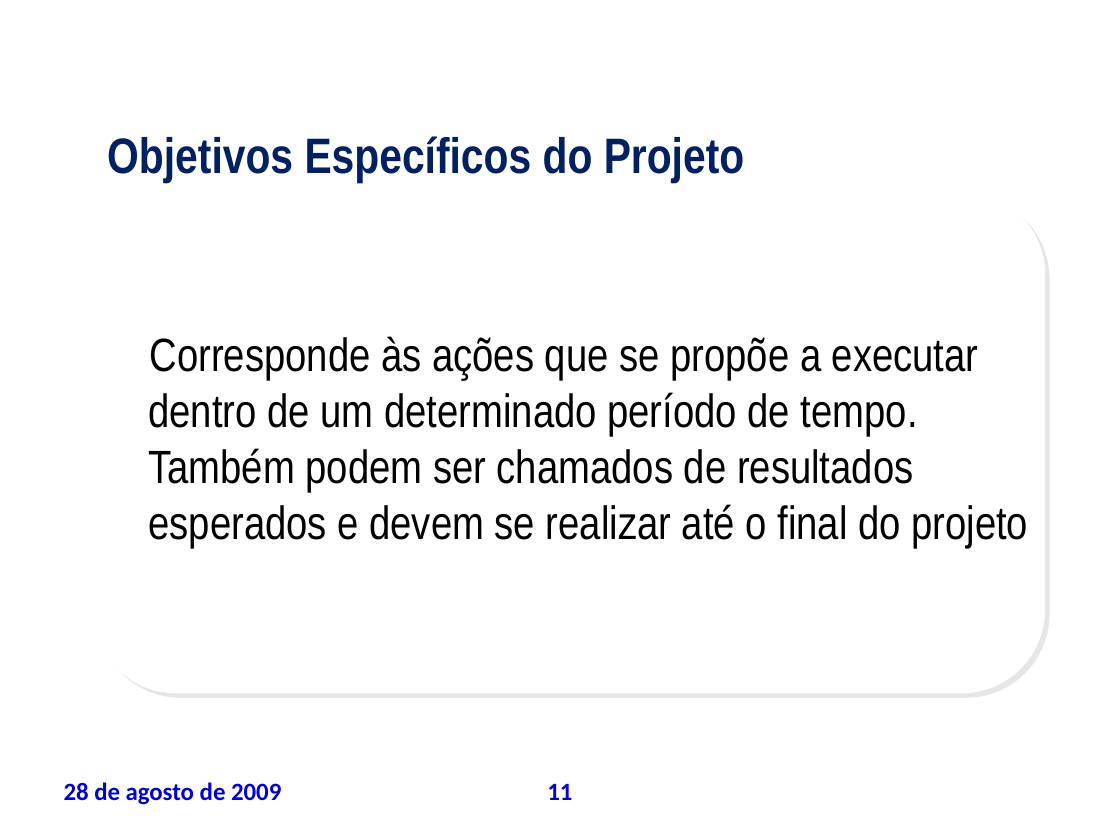
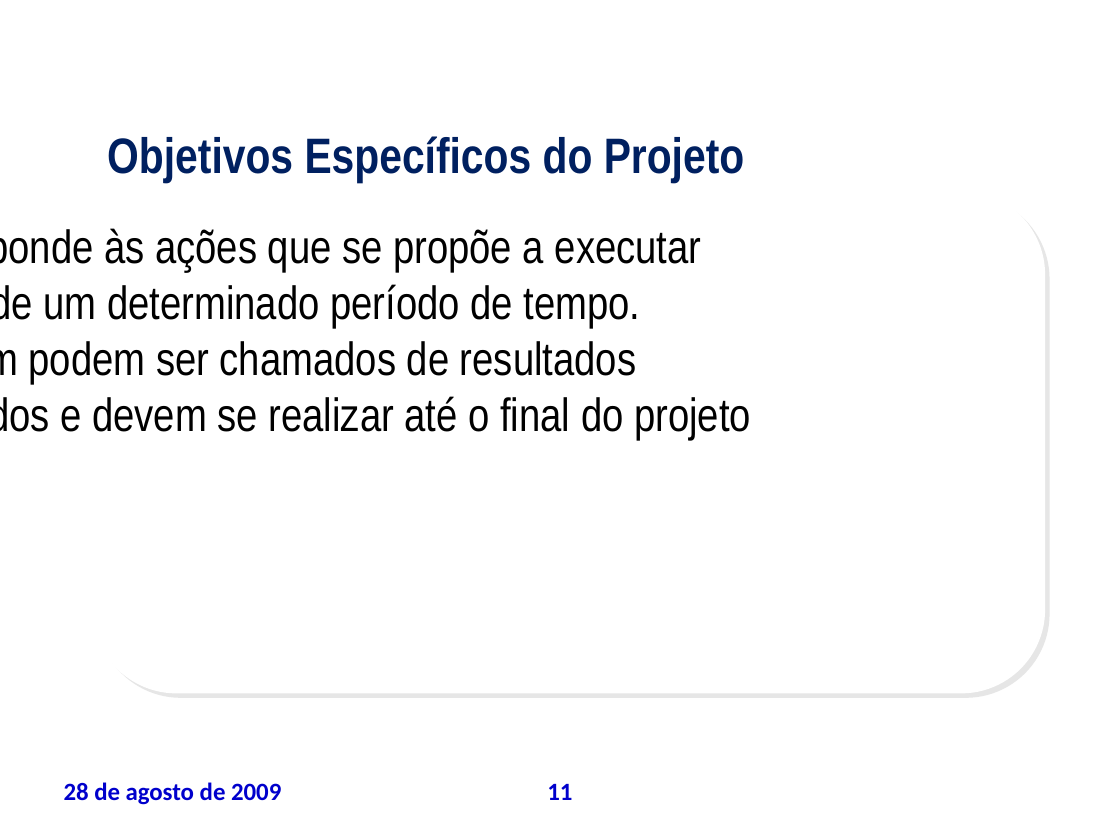
Before and after one commit to leoevaristo/psa20092, a slide deck: slide 11 of ARTEFATOS/TAP_apresentacao.ppt. Drawn at 1120x840 pixels with LibreOffice and Linux fonts; fonts in the diff are those of the drawing; background and template pictures are left out. Boxes give left, top, right and bottom in pixels: in the first picture for what was removed or moved away, otherwise in the second. Text is boxed around its words. In the diff, an @@ line names an element or a change of style, - is before the commit and + after.

```diff
--- a/ARTEFATOS/TAP_apresentacao.ppt
+++ b/ARTEFATOS/TAP_apresentacao.ppt
@@ text "Corresponde às ações que se ..." rewrapped from (x1=148, y1=336, x2=1028, y2=548) to (x1=0, y1=228, x2=751, y2=441) @@
```
Also in this commit, not shown: 19 other slides changed.
